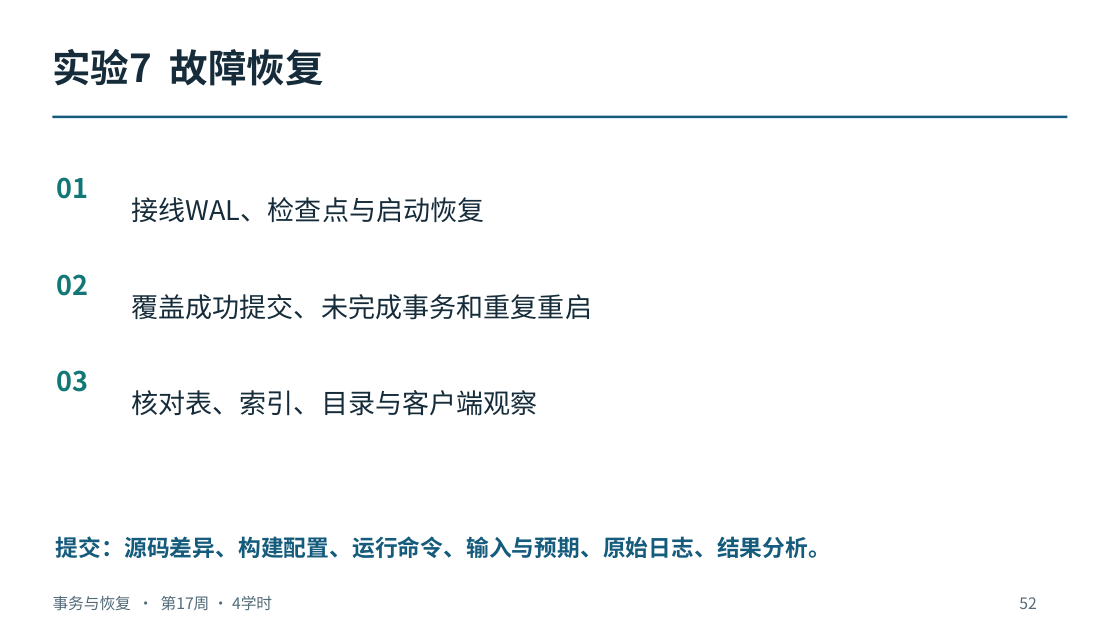
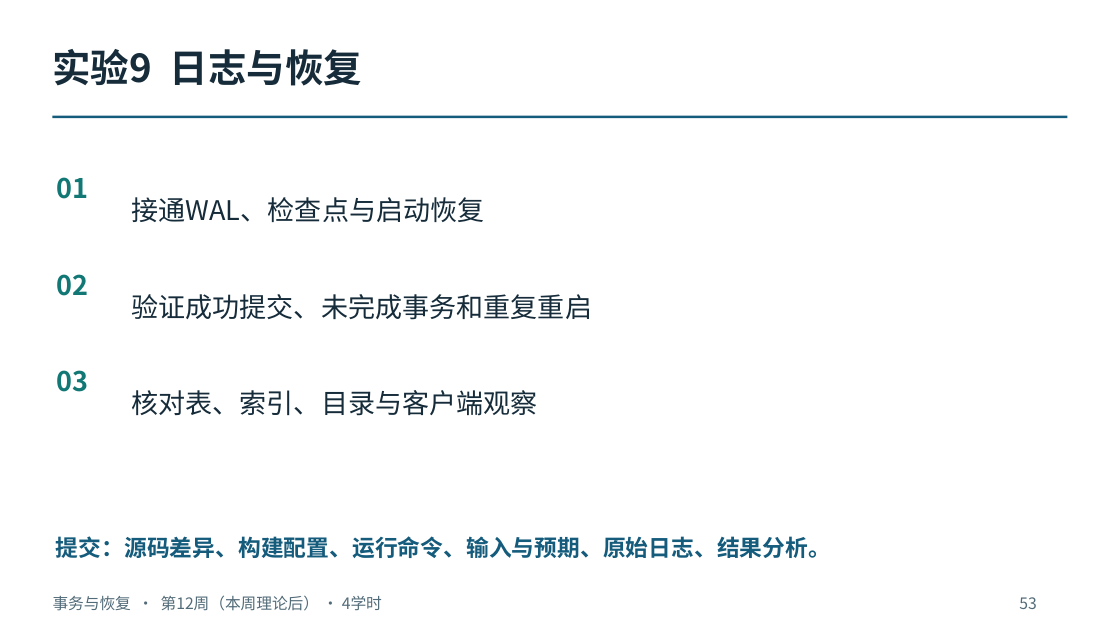
Before and after one commit to intellistream/database-kernel-course-student, a slide deck: slide 53 of 01_课件（第6版）/04_事务与恢复.pptx (slide 52 before the commit). Drawn at 1120x630 pixels with LibreOffice and Linux fonts; fonts in the diff are those of the drawing. Boxes give left, top, right and bottom in pixels: in the first picture for what was removed or moved away, otherwise in the second. Text is boxed around its words. In the diff, an @@ line names an element or a change of style, - is before the commit and + after.

```diff
--- a/01_课件（第6版）/04_事务与恢复.pptx
+++ b/01_课件（第6版）/04_事务与恢复.pptx
@@ text at (52, 49, 362, 86): text changed @@
-实验7 故障恢复
+实验9 日志与恢复
@@ text at (131, 197, 484, 222): text changed @@
-接线WAL、检查点与启动恢复
+接通WAL、检查点与启动恢复
@@ text at (131, 294, 592, 320): text changed @@
-覆盖成功提交、未完成事务和重复重启
+验证成功提交、未完成事务和重复重启
@@ text at (53, 595, 382, 611): text changed @@
-事务与恢复 · 第17周 · 4学时
+事务与恢复 · 第12周（本周理论后） · 4学时
@@ text at (1019, 597, 1036, 609): text changed @@
-52
+53
```
Also in this commit, not shown: 3 other slides changed, 1 slide added, 14 other files.
